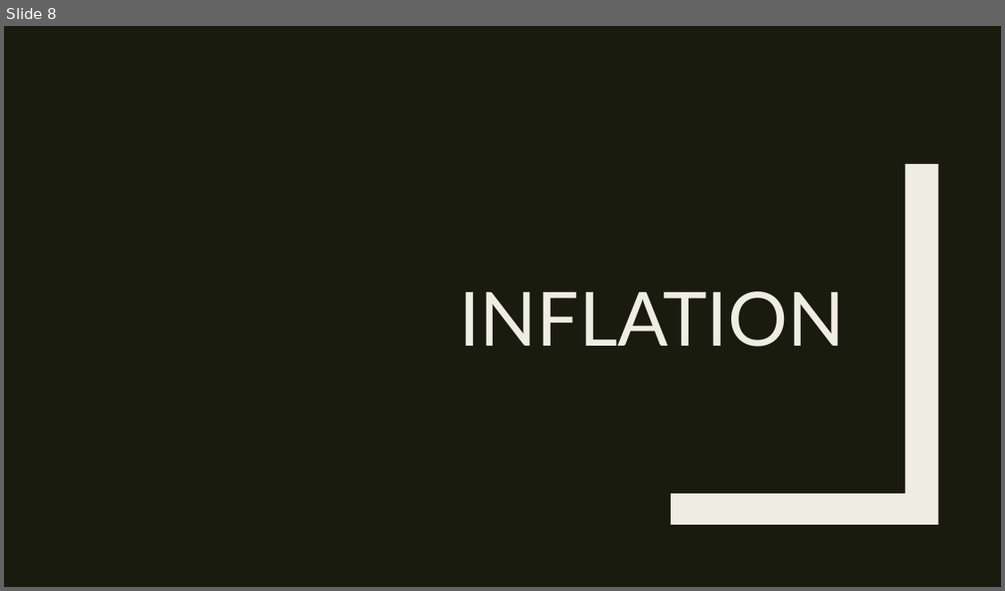
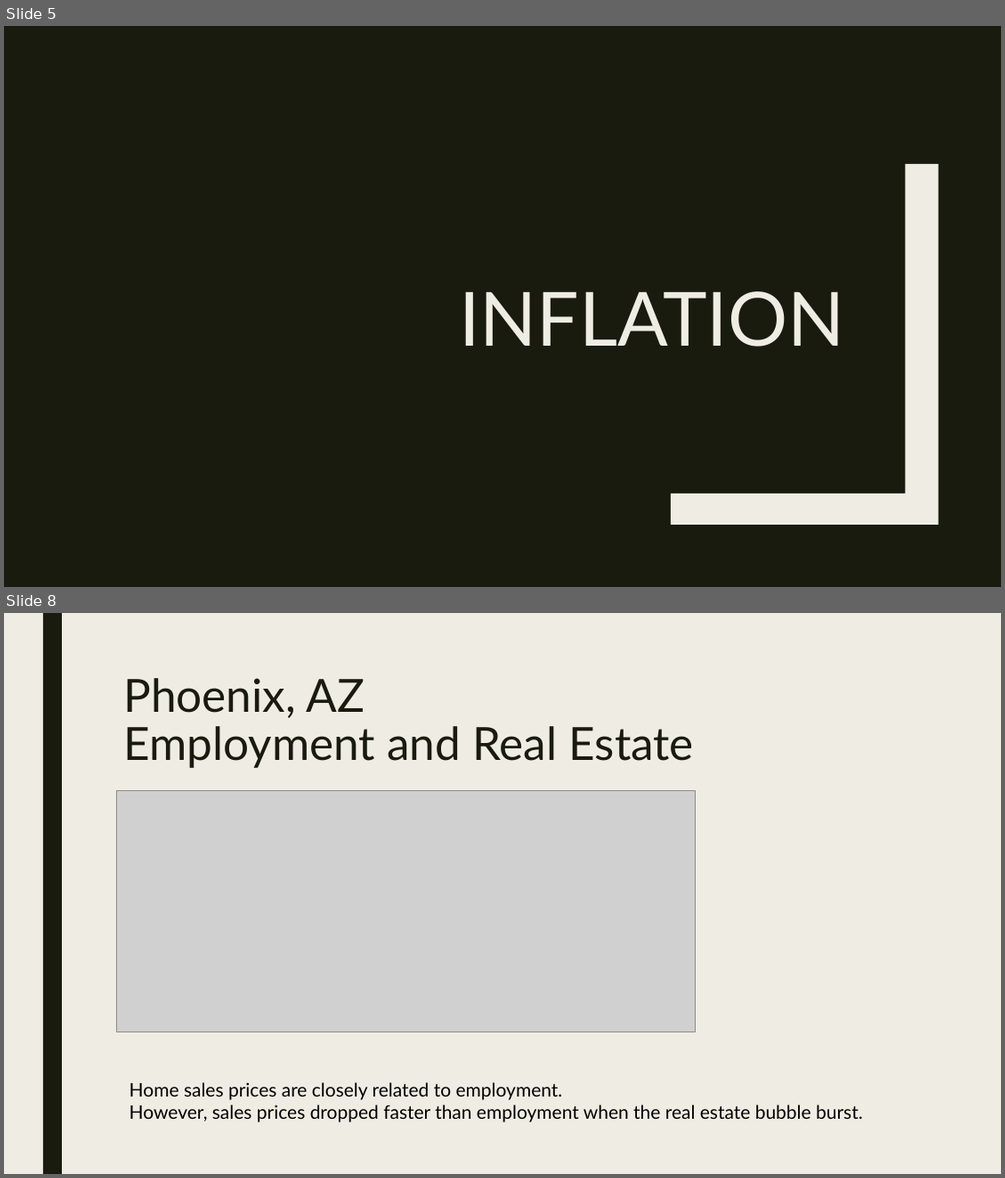
Before and after one commit to janinewhite/Proletariats, a slide deck: Presentation/Analysis of Phoenix AZ Real Estate Trends.pptx. Shown one above the other, each under a label of ours: slide 8 before the commit, slides 5 and 8 after it; the slides between them are not shown. The pictures are 1005x591 and 1005x1178 pixels, drawn with LibreOffice and Linux fonts; fonts in the diff are those of the drawing; grey boxes stand for pictures. Boxes give left, top, right and bottom in pixels: in the first picture for what was removed or moved away, otherwise in the second. Text is boxed around its words. In the diff, an @@ line names an element or a change of style, - is before the commit and + after.

Commit message:
Update presentation with employment

```diff
--- a/Presentation/Analysis of Phoenix AZ Real Estate Trends.pptx
+++ b/Presentation/Analysis of Phoenix AZ Real Estate Trends.pptx
@@ slide 8 added at <box>4,613,1001,1174</box>, background #EFEDE3 @@
@@ rectangle added at <box>43,613,62,1174</box>, fill #191B0E @@
@@ title added at <box>123,678,694,768</box>, 44 pt, text #191B0E @@
+Phoenix, AZ
+Employment and Real Estate
@@ picture added at <box>116,791,696,1032</box> @@
@@ text added at <box>129,1082,863,1122</box>, 18 pt, text #000000 @@
+Home sales prices are closely related to employment.
+However, sales prices dropped faster than employment when the real estate bubble burst.
@@ what was slide 8 is now slide 5 @@
```
Also in this commit, not shown: 4 slides changed, 1 other slide added, 1 other file.
